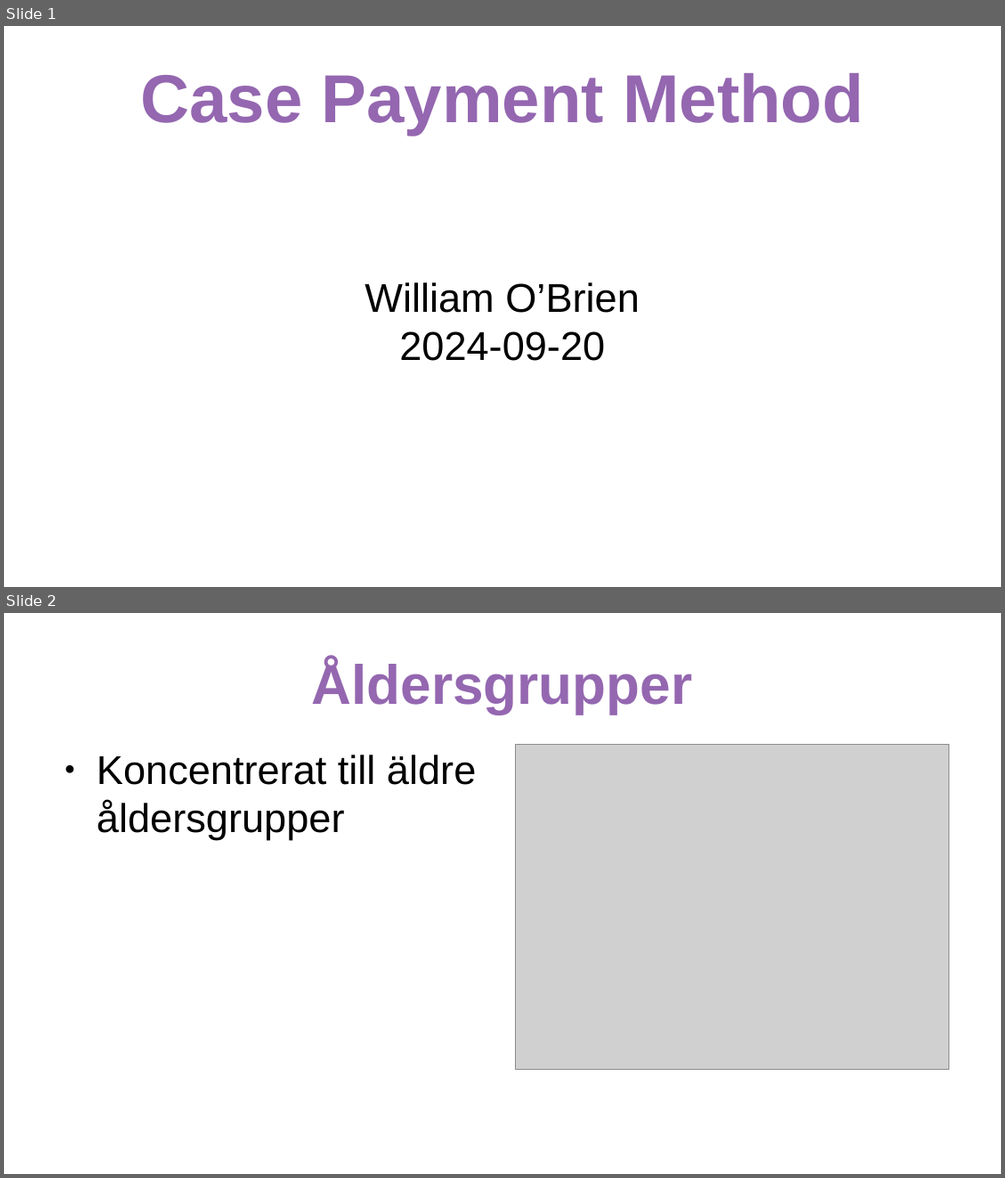
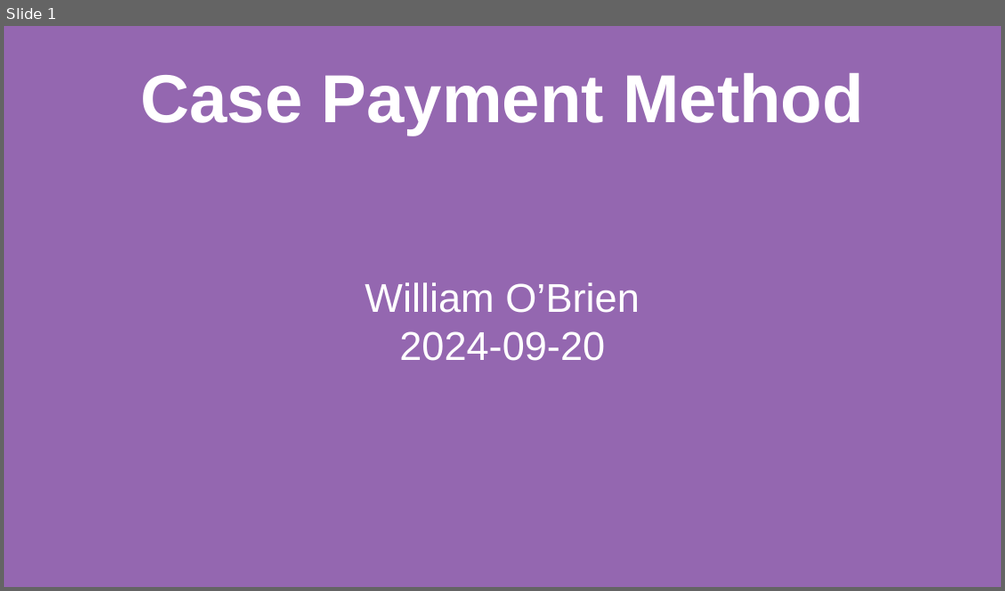
Before and after one commit to samfromsatc/payment_method_case_if, a slide deck: presentation_payment_method.odp. Shown one above the other, each under a label of ours: slides 1 and 2 before the commit, slide 1 after it. The pictures are 1005x1178 and 1005x591 pixels, drawn with LibreOffice and Linux fonts; fonts in the diff are those of the drawing; grey boxes stand for pictures. Boxes give left, top, right and bottom in pixels: in the first picture for what was removed or moved away, otherwise in the second. Text is boxed around its words. In the diff, an @@ line names an element or a change of style, - is before the commit and + after.

```diff
--- a/presentation_payment_method.odp
+++ b/presentation_payment_method.odp
@@ slide 2 removed at [4,613,1001,1174], background #FFFFFF @@
@@ title removed at [312,659,692,714] @@
-Åldersgrupper
@@ picture removed at [516,744,949,1070] @@
@@ text removed at [97,755,476,840] @@
-● Koncentrerat till äldre åldersgrupper
@@ slide 1 changed as well @@
@@ background #FFFFFF to #9467B0 @@
@@ title "Case Payment Method" at [140,73,864,135]: text colour #9467B0 to #FFFFFF @@
@@ subtitle "William O’Brien" at [364,282,639,361]: text colour #000000 to #FFFFFF @@
```
Also in this commit, not shown: 6 other slides changed, 3 slides added, 1 other slide removed, 10 other files.
